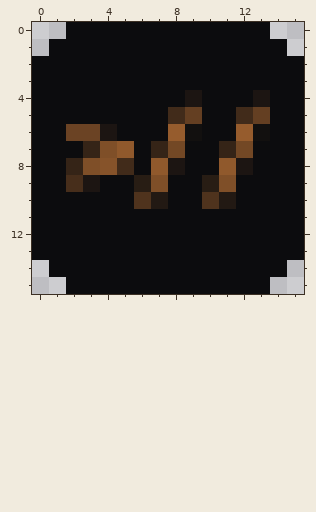
Two states of a pixel-art sprite, assets/img/favicons/favicon-16x16.png. Above: the version before the commit.
The file is 16x16 pixels. Pixels under 10% opacity are left out. Colours within 5 levels of each other are drawn and written as one.
The result:
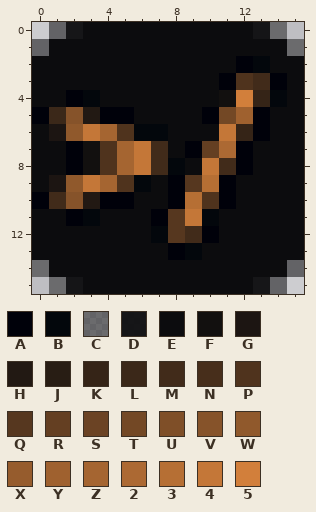
Palette (. is transparent): A #00010a  B #03070c  C #0b0b0d81  D #0c0c0ef2  E #0c0c0e  F #12100f  G #1c1512  H #221913  J #281d14  K #352417  L #3b2819  M #412b1a  N #472e1b  P #4f331d  Q #56371f  R #643f22  S #6b4324  T #734825  U #7f4f28  V #86532a  W #90592c  X #965c2d  Y #9f612f  Z #a56531  2 #ac6933  3 #b66f34  4 #c47738  5 #d27f3b
From the commit log: Replace favicons with ones from devploit.github.io Co-Authored-By: Claude Opus 4.6 <noreply@anthropic.com>
Change:
{"y":0,"x":1,"old":".E","new":"CD"}
{"y":0,"x":13,"old":"E.","new":"DC"}
{"y":1,"x":0,"old":".","new":"C"}
{"y":1,"x":15,"old":".","new":"C"}
{"y":2,"x":12,"old":"EE","new":"AB"}
{"y":3,"x":11,"old":"EEEE","new":"APMA"}
{"y":4,"x":2,"old":"EE","new":"AB"}
{"y":4,"x":9,"old":"G","new":"E"}
{"y":4,"x":11,"old":"EEGE","new":"F5KB"}
{"y":5,"x":0,"old":"EEEEEE","new":"ALVHAA"}
{"y":5,"x":8,"old":"MREEMR","new":"EEATYA"}
{"y":6,"x":1,"old":"ESSGEEEXF","new":"GW4ZPBBEE"}
{"y":6,"x":11,"old":"EXF","new":"4KA"}
{"y":7,"x":2,"old":"EKUWEKTEEKT","new":"AFPZ4MEAR2A"}
{"y":8,"x":2,"old":"KUVMEWG","new":"AFPZ4MB"}
{"y":8,"x":10,"old":"EWG","new":"4MA"}
{"y":9,"x":1,"old":"ENGEEJUEEJU","new":"GW4ZPBEAQ3A"}
{"y":10,"x":0,"old":"EEEEEEPHEE","new":"AMVHAAEEA3"}
{"y":10,"x":11,"old":"H","new":"A"}
{"y":11,"x":2,"old":"EE","new":"AB"}
{"y":11,"x":7,"old":"EEEE","new":"AQ4B"}
{"y":12,"x":7,"old":"EEEE","new":"BQMA"}
{"y":13,"x":8,"old":"EE","new":"AB"}
{"y":14,"x":0,"old":".","new":"C"}
{"y":14,"x":15,"old":".","new":"C"}
{"y":15,"x":1,"old":".E","new":"CD"}
{"y":15,"x":13,"old":"E.","new":"DC"}
